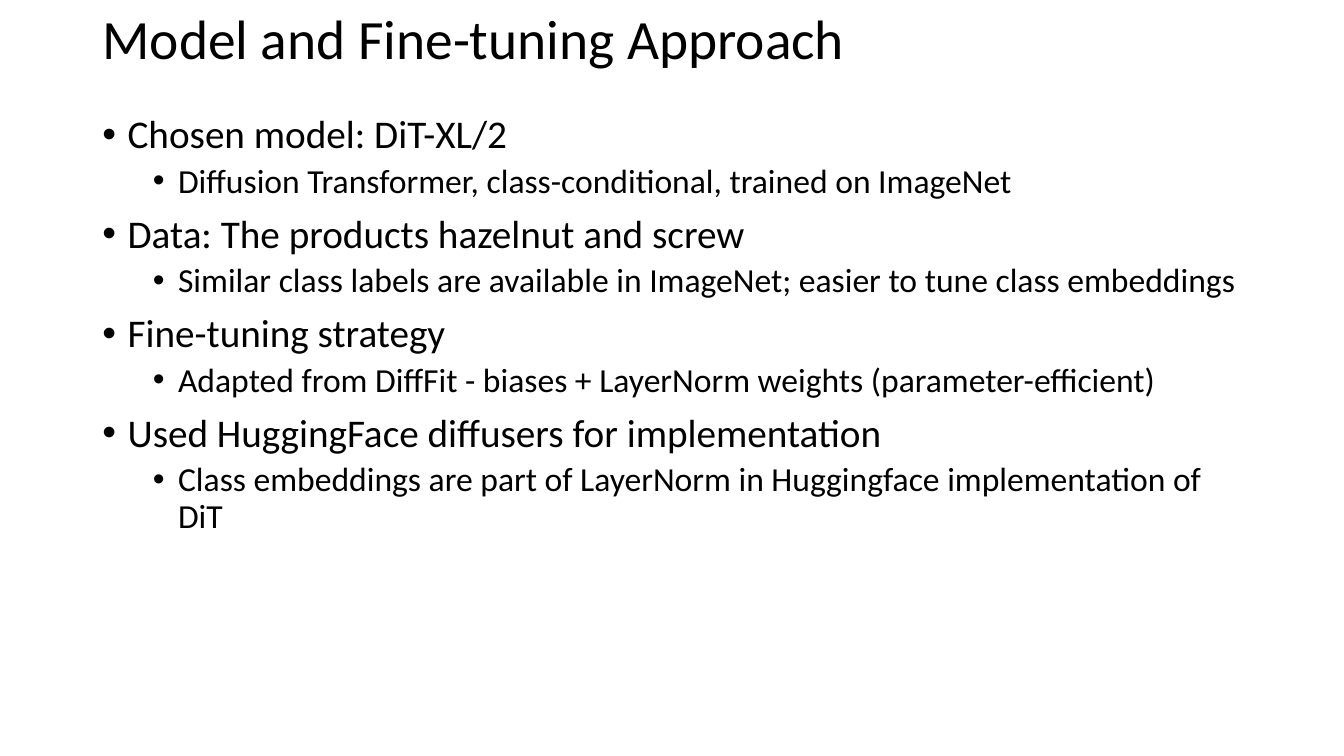
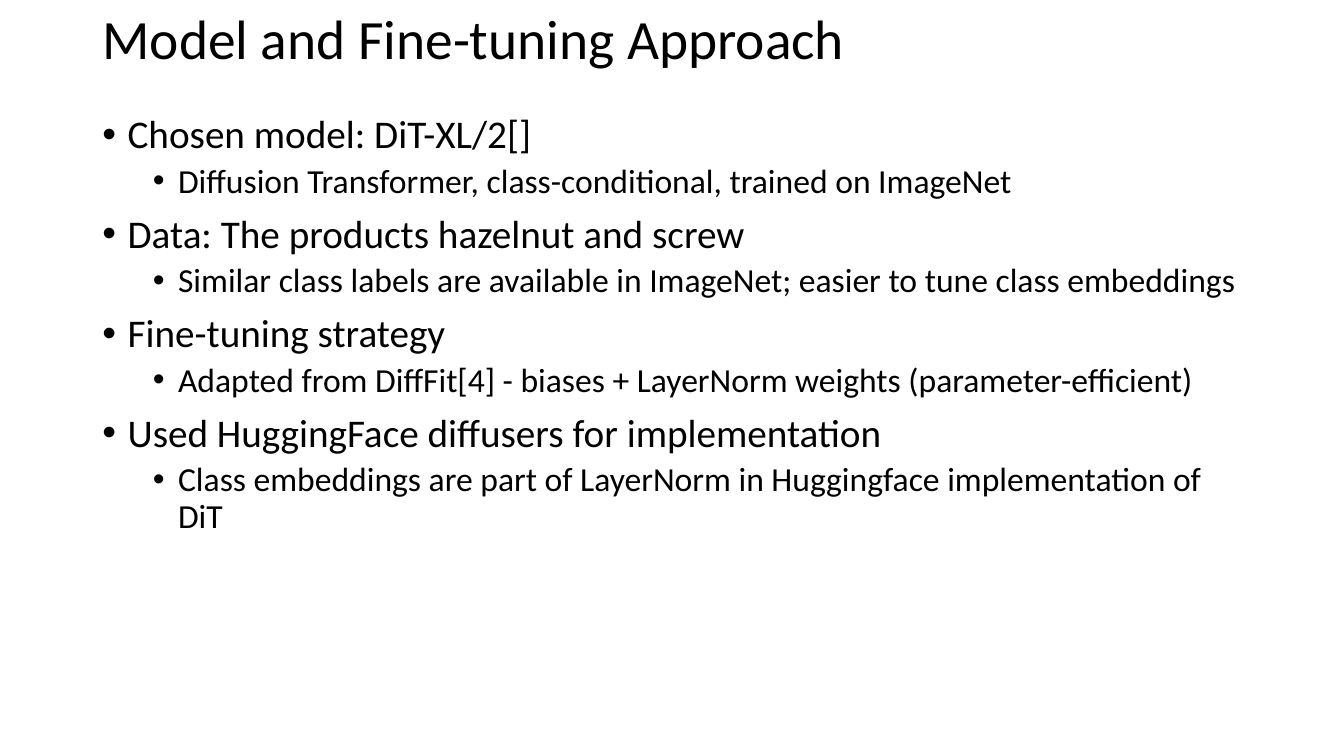
Before and after one commit to avadhutsardeshmukh/dit-finetune, a slide deck: slide 3 of AI_Challenge.pptx. Drawn at 1344x756 pixels with LibreOffice and Linux fonts; fonts in the diff are those of the drawing. Boxes give left, top, right and bottom in pixels: in the first picture for what was removed or moved away, otherwise in the second. Text is boxed around its words. In the diff, an @@ line names an element or a change of style, - is before the commit and + after.

```diff
--- a/AI_Challenge.pptx
+++ b/AI_Challenge.pptx
@@ text at (x1=128, y1=119, x2=531, y2=154): text changed @@
-• Chosen model: DiT-XL/2
+• Chosen model: DiT-XL/2[]
@@ text at (x1=178, y1=367, x2=1192, y2=398): text changed @@
-  • Adapted from DiffFit - biases + LayerNorm weights (parameter-efficient)
+  • Adapted from DiffFit[4] - biases + LayerNorm weights (parameter-efficient)
```
Also in this commit, not shown: 3 other slides changed, 1 slide added.
